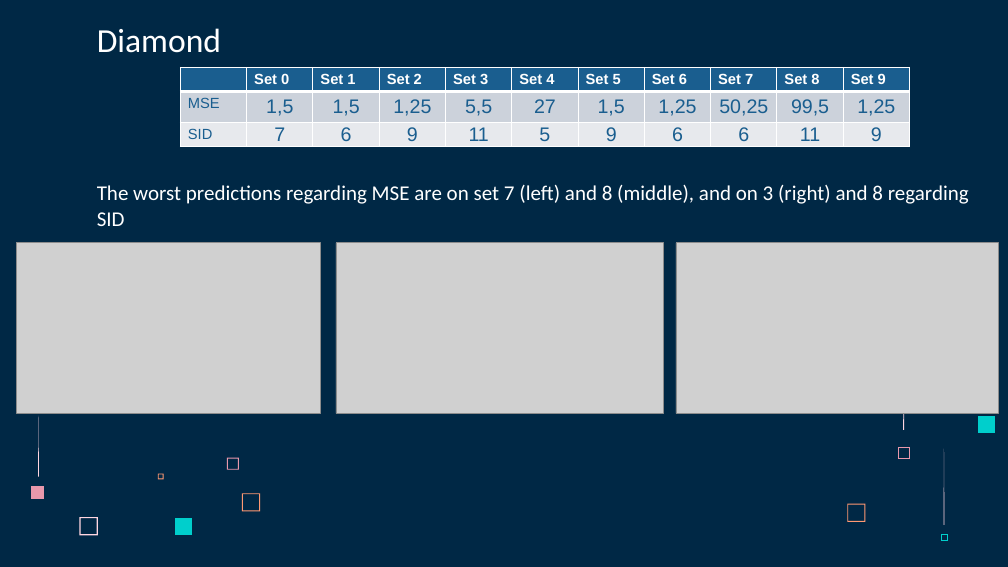
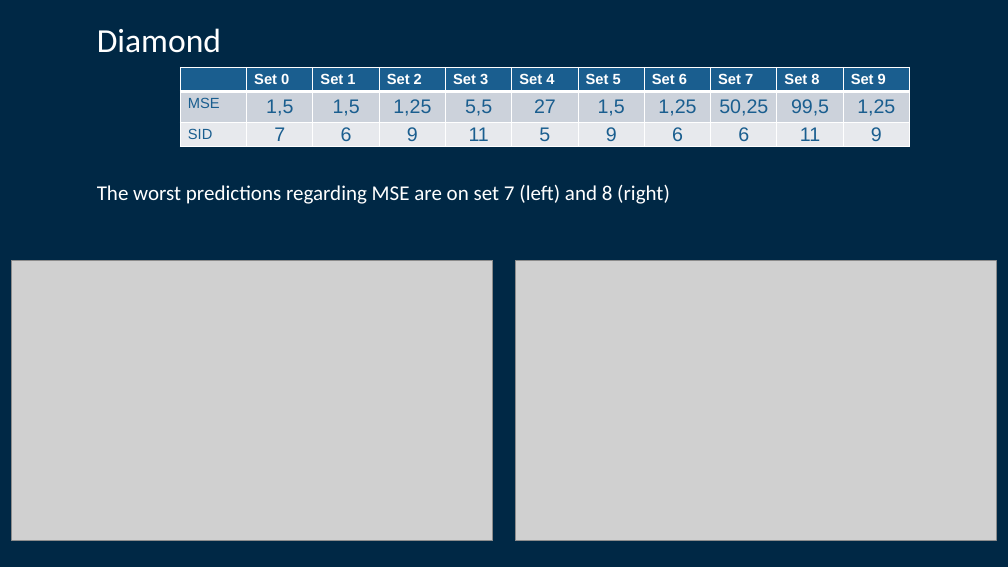
Before and after one commit to Flopp88/Causal-Analysis-of-Time-Series, a slide deck: slide 36 of Présentations/Présentation6.pptx (slide 11 before the commit). Drawn at 1008x567 pixels with LibreOffice and Linux fonts; fonts in the diff are those of the drawing; grey boxes stand for pictures. Boxes give left, top, right and bottom in pixels: in the first picture for what was removed or moved away, otherwise in the second. Text is boxed around its words. In the diff, an @@ line names an element or a change of style, - is before the commit and + after.

```diff
--- a/Présentations/Présentation6.pptx
+++ b/Présentations/Présentation6.pptx
@@ text at (97,185,670,204): text changed @@
-The worst predictions regarding MSE are on set 7 (left) and 8 (middle), and on 3 (right) and 8 regarding SID
+The worst predictions regarding MSE are on set 7 (left) and 8 (right)
@@ picture added at (12,260,493,541) @@
@@ picture removed at (17,243,320,413) @@
@@ picture removed at (336,243,664,413) @@
@@ picture added at (515,260,996,541) @@
@@ picture removed at (676,243,998,413) @@
@@ freeform shape removed at (904,331,904,430) @@
@@ freeform shape removed at (38,416,39,477) @@
@@ freeform shape removed at (898,447,909,457) @@
@@ freeform shape removed at (944,448,944,525) @@
@@ freeform shape removed at (158,473,164,479) @@
@@ freeform shape removed at (227,457,239,470) @@
@@ freeform shape removed at (31,486,45,500) @@
@@ freeform shape removed at (242,493,260,511) @@
@@ freeform shape removed at (848,504,866,522) @@
@@ freeform shape removed at (79,517,98,535) @@
@@ freeform shape removed at (175,518,192,535) @@
```
Also in this commit, not shown: 18 other slides changed, 2 slides added, 3 slides removed, 4 other files.
